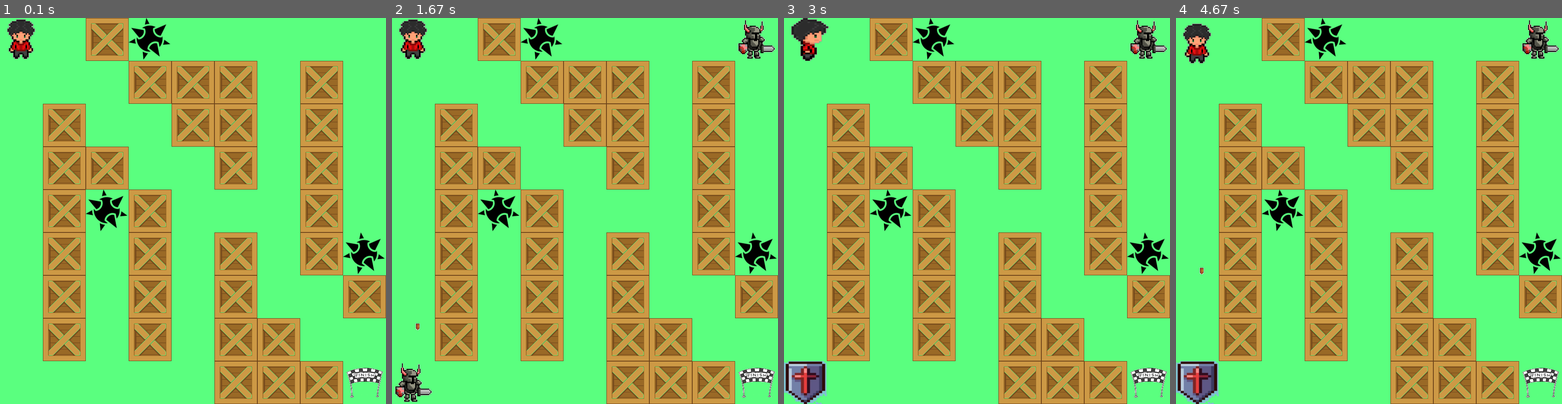
Above: before the commit, frames 1-4 (left to right).
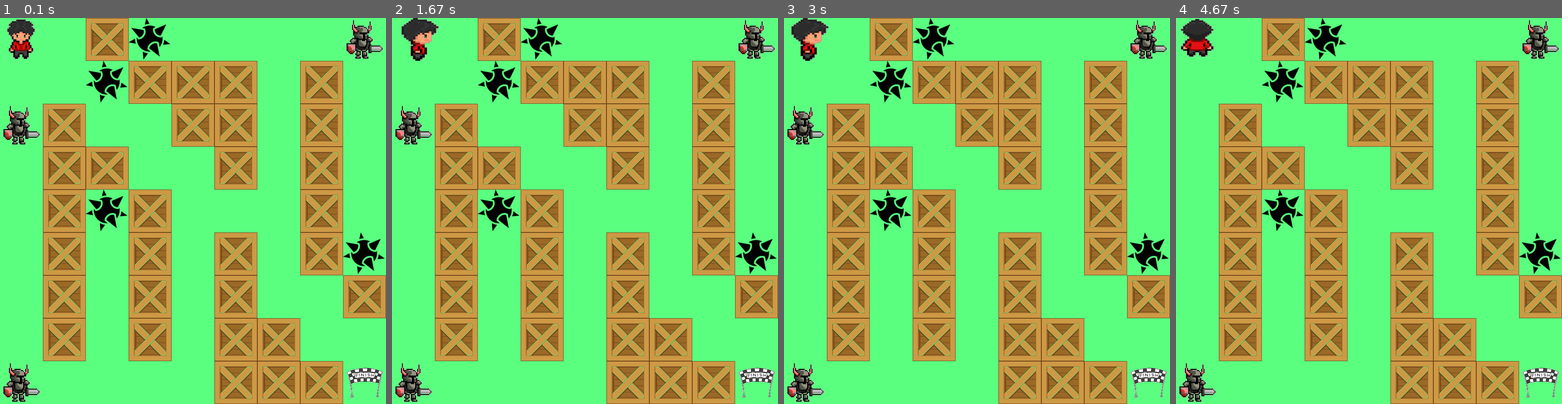
Above: after the commit, the same moments.

Repository: 6g6tfg753/pygame_project
Game: pygame game, started from main.py
Two runs of this game, one before a commit and one after it. Both use one fixed random seed, a clock stepped at 60 frames per second and the inputs below.
Inputs:
- Up to frame 1 (0.1 s): no input
- Up to frame 2 (1.67 s): tap Space at 0.33, 0.73, 1.03, 1.23 s; hold 3 0.67-1.13 s; hold D 0.67-1.13 s; hold D 1.17-1.63 s
- Up to frame 3 (3 s): tap 2 at 2 s; hold D 2.33-2.8 s; tap Space at 2.4, 2.9 s; hold A from 2.83 s (still down)
- Up to frame 4 (4.67 s): tap Space at 3.2, 3.47, 3.83, 4.13, 4.27 s; release A at 3.37 s; hold S 3.4-3.73 s; hold A 3.77-4.17 s; hold W 4.2-4.57 s; hold D from 4.6 s (still down)

The runs differ from the first frame. In frame 1, 1.9% of the frame differs, in the area x 0-100%, y 0-100%; in frame 2, 1.5%; in frame 3, 2.0%; in frame 4, 2.1%, in the area x 0-99%, y 0-100%.

Commit message:
Added levels(5 different maps); '1', '2', '3' commands; killing enemies; disapearing of the enemies; getting mines(objects); deleted class of the enemy...

Diff:
--- a/main.py
+++ b/main.py
@@ -3,23 +3,25 @@
 import maps
 
 
-class Enemy(pygame.sprite.Sprite):
-    image = pygame.image.load('maps/enemy.png')
-    image_dead = pygame.image.load('shield.png')
-    image_dead.set_colorkey((126, 194, 210))
-
-    def __init__(self, group, coords):
-        super().__init__(group)
-        self.image = Enemy.image
-        self.rect = self.image.get_rect()
-        self.rect.x = coords[0]
-        self.rect.y = coords[1]
-        self.group = group
-
-    def update(self, point):
-        if self.rect.collidepoint(point):
-            self.image = self.image_dead
-
+# class Enemy(pygame.sprite.Sprite):
+#     image = pygame.image.load('maps/enemy.png')
+#     image_dead = pygame.image.load('shield.png')
+#     image_dead.set_colorkey((126, 194, 210))
+#
+#     def __init__(self, group, coords):
+#         super().__init__(group)
+#         self.image = Enemy.image
+#         self.rect = self.image.get_rect()
+#         self.rect.x = coords[0]
+#         self.rect.y = coords[1]
+#         self.group = group
+#
+#     def update(self, point):
+#         if self.rect.collidepoint(point):
+#             self.image = self.image_dead
+#
+#     def destroy(self):
+#         self.remove()
 
 class Board:
     def __init__(self):
@@ -29,138 +31,225 @@
         self.render(screen)
 
     def can_go_down(self, coords):  # check if player can go down
-        self.sprite.rect.x = coords[0]
-        self.sprite.rect.y = coords[1] + 5
-        if not pygame.sprite.spritecollide(self.sprite, self.boxes, dokill=False):
+        self.player.rect.x = coords[0]
+        self.player.rect.y = coords[1] + 5
+        if not pygame.sprite.spritecollide(self.player, self.boxes, dokill=False):
             return True
         return False
 
     def can_go_up(self, coords):  # check if player can go up
-        self.sprite.rect.x = coords[0]
-        self.sprite.rect.y = coords[1] - 5
-        if not pygame.sprite.spritecollide(self.sprite, self.boxes, dokill=False):
+        self.player.rect.x = coords[0]
+        self.player.rect.y = coords[1] - 5
+        if not pygame.sprite.spritecollide(self.player, self.boxes, dokill=False):
             return True
         return False
 
     def can_go_right(self, coords):  # check if player can go right
-        self.sprite.rect.x = coords[0] + 5
-        self.sprite.rect.y = coords[1]
-        if not pygame.sprite.spritecollide(self.sprite, self.boxes, dokill=False):
+        self.player.rect.x = coords[0] + 5
+        self.player.rect.y = coords[1]
+        if not pygame.sprite.spritecollide(self.player, self.boxes, dokill=False):
             return True
         return False
 
     def can_go_left(self, coords):  # check if player can go left
-        self.sprite.rect.x = coords[0] - 5
-        self.sprite.rect.y = coords[1]
-        if not pygame.sprite.spritecollide(self.sprite, self.boxes, dokill=False):
+        self.player.rect.x = coords[0] - 5
+        self.player.rect.y = coords[1]
+        if not pygame.sprite.spritecollide(self.player, self.boxes, dokill=False):
             return True
         return False
 
-    def render(self, screen):
+    def add_util(self, height):
+        if height > 5:
+            return
+        utilite = pygame.sprite.Sprite()
+        utilite.image = pygame.image.load('maps/mine_mini.png')
+        utilite.image.set_colorkey((251, 251, 251))
+        utilite.rect = utilite.image.get_rect()
+        utilite.rect.x, utilite.rect.y = 0, height * 30
+        self.utils.add(utilite)
+
+    def find_object_sprite(self, player):
+        for el in self.objects.sprites():
+            if pygame.sprite.spritecollide(player, [el], False):
+                return el
+
+    def render_init(self, screen):
         self.Size_im = 100  # size of the image (one cell)
-        self.all_sprites = pygame.sprite.Group()  # to draw
+
+        # flag of the game
+        self.state_of_the_game = True
+
+        # Sprite groups
+        self.all_sprites = pygame.sprite.Group()
         self.finish = pygame.sprite.Group()
         self.boxes = pygame.sprite.Group()
         self.enemies = pygame.sprite.Group()
         self.objects = pygame.sprite.Group()
-
+        self.utils = pygame.sprite.Group()
+        self.end_of_the_game = pygame.sprite.Group()
+
+        # player sprite
         sprite = pygame.sprite.Sprite(self.all_sprites)
         sprite.image = pygame.image.load('player/image_front1.png')
         sprite.image.set_colorkey((151, 151, 151))
         sprite.rect = sprite.image.get_rect()
         self.all_sprites.add(sprite)
-        self.sprite = sprite
-
-        maps.Maps.field_init(self, 0)
-
-        size = (screen.get_size())
-        coords = [0, 0]
+        self.player = sprite
+
+        # Generate field
+        maps.Maps.field_init(self, self.level)
+        #print(self.level)
+
+        #Utils
+        self.artefacts = 0
+        self.killed_heroes = 0
+        self.utils.draw(screen)
+
+        # Add enemies
+        # self.all_enemies = pygame.sprite.Group()
+        # for i in range(9):
+        #     for k in range(9):
+        #         if self.board_list[i][k] == 3:
+        #             self.all_enemies.add(Enemy(self.all_sprites, (k * 100, i * 100)))
         screen.fill((90, 255, 127))  # green field
         self.all_sprites.draw(screen)
         pygame.display.flip()
+
+
+    def render(self, screen):
+        self.level = 0
+        self.render_init(screen)
+        size = (screen.get_size())
+        coords = [0, 0]
         running = True
         flag_up = False
         flag_right = False
         flag_left = False
         flag_down = True
-        for i in range(9):
-            for k in range(9):
-                if self.board_list[i][k] == 3:
-                    a = Enemy(self.all_sprites, (i * 100, k * 100))
 
         while running:
+            # print(self.level)
+            if self.state_of_the_game == False:
+                pygame.time.wait(100)
+                screen.fill((90, 255, 127))
+                self.all_sprites.draw(screen)
+                self.utils.draw(screen)
+                self.end_of_the_game.draw(screen)
+                pygame.display.flip()
             shooting_flag = False
             for event in pygame.event.get():
-                if event.type == pygame.QUIT:
+                if event.type == pygame.QUIT:  # exit
                     running = False
                 key = pygame.key.get_pressed()
-                if key[pygame.K_s] and coords[1] + self.Size_im < size[1] and self.can_go_down(coords):
-                    flag_down = True
-                    pygame.time.wait(100)
-                    screen.fill((90, 255, 127))
-                    sprite.rect.x = coords[0]
-                    sprite.rect.y = coords[1] + 5
-                    coords[1] += 5
-                    sprite.image = pygame.image.load('player/image_front1.png')
-                    sprite.image.set_colorkey((151, 151, 151))
-                    self.all_sprites.draw(screen)
-                    pygame.display.flip()
+                if key[pygame.K_1]:  # restart
+                    self.state_of_the_game = True
+                    self.render_init(screen)
+                    size = (screen.get_size())
+                    coords = [0, 0]
                     flag_up = False
                     flag_right = False
                     flag_left = False
-
-                if key[pygame.K_w] and coords[1] > 0 and self.can_go_up(coords):
+                    flag_down = True
+                if key[pygame.K_2]:  # lower level
+                    if self.level > 0:
+                        print("1")
+                        self.level -= 0.5
+                        self.state_of_the_game = True
+                        self.render_init(screen)
+                        size = (screen.get_size())
+                        coords = [0, 0]
+                        flag_up = False
+                        flag_right = False
+                        flag_left = False
+                        flag_down = True
+                if key[pygame.K_3]:
+                    print("2")# lower level
+                    if self.level < 4:
+                        self.level += 0.5
+                        self.state_of_the_game = True
+                        self.render_init(screen)
+                        size = (screen.get_size())
+                        coords = [0, 0]
+                        flag_up = False
+                        flag_right = False
+                        flag_left = False
+                        flag_down = True
+                if key[pygame.K_s] and coords[1] + self.Size_im < size[1] and self.can_go_down(coords) and self.state_of_the_game:
+                    flag_down = True
+                    pygame.time.wait(100)
+                    screen.fill((90, 255, 127))
+                    self.player.rect.x = coords[0]
+                    self.player.rect.y = coords[1] + 5
+                    coords[1] += 5
+                    self.player.image = pygame.image.load('player/image_front1.png')
+                    self.player.image.set_colorkey((151, 151, 151))
+                    self.all_sprites.draw(screen)
+                    self.utils.draw(screen)
+                    self.end_of_the_game.draw(screen)
+                    pygame.display.flip()
+                    flag_up = False
+                    flag_right = False
+                    flag_left = False
+
+                if key[pygame.K_w] and coords[1] > 0 and self.can_go_up(coords) and self.state_of_the_game:
                     flag_up = True
                     pygame.time.wait(100)
                     screen.fill((90, 255, 127))
-                    sprite.rect.x = coords[0]
-                    sprite.rect.y = coords[1] - 5
+                    self.player.rect.x = coords[0]
+                    self.player.rect.y = coords[1] - 5
                     coords[1] -= 5
-                    sprite.image = pygame.image.load('player/image_back1.png')
-                    sprite.image.set_colorkey((151, 151, 151))
-                    self.all_sprites.draw(screen)
+                    self.player.image = pygame.image.load('player/image_back1.png')
+                    self.player.image.set_colorkey((151, 151, 151))
+                    self.all_sprites.draw(screen)
+                    self.utils.draw(screen)
+                    self.end_of_the_game.draw(screen)
                     pygame.display.flip()
                     flag_down = False
                     flag_right = False
                     flag_left = False
 
-                if key[pygame.K_d] and coords[0] < size[0] - self.Size_im and self.can_go_right(coords):
+                if key[pygame.K_d] and coords[0] < size[0] - self.Size_im and self.can_go_right(coords) and self.state_of_the_game:
                     flag_right = True
                     pygame.time.wait(100)
                     screen.fill((90, 255, 127))
-                    sprite.rect.x = coords[0] + 5
-                    sprite.rect.y = coords[1]
+                    self.player.rect.x = coords[0] + 5
+                    self.player.rect.y = coords[1]
                     coords[0] += 5
-                    sprite.image = pygame.image.load('player/image_right1.png')
-                    sprite.image.set_colorkey((151, 151, 151))
-                    self.all_sprites.draw(screen)
+                    self.player.image = pygame.image.load('player/image_right1.png')
+                    self.player.image.set_colorkey((151, 151, 151))
+                    self.all_sprites.draw(screen)
+                    self.utils.draw(screen)
+                    self.end_of_the_game.draw(screen)
                     pygame.display.flip()
                     flag_up = False
                     flag_down = False
                     flag_left = False
 
-                if key[pygame.K_a] and coords[0] > 0 and self.can_go_left(coords):
+                if key[pygame.K_a] and coords[0] > 0 and self.can_go_left(coords) and self.state_of_the_game:
                     flag_left = True
                     pygame.time.wait(100)
                     screen.fill((90, 255, 127))
-                    sprite.rect.x = coords[0] - 5
-                    sprite.rect.y = coords[1]
+                    self.player.rect.x = coords[0] - 5
+                    self.player.rect.y = coords[1]
                     coords[0] -= 5
-                    sprite.image = pygame.image.load('player/image_left1.png')
-                    sprite.image.set_colorkey((151, 151, 151))
-                    self.all_sprites.draw(screen)
+                    self.player.image = pygame.image.load('player/image_left1.png')
+                    self.player.image.set_colorkey((151, 151, 151))
+                    self.all_sprites.draw(screen)
+                    self.utils.draw(screen)
+                    self.end_of_the_game.draw(screen)
                     pygame.display.flip()
                     flag_up = False
                     flag_down = False
                     flag_right = False
 
-                if key[pygame.K_SPACE] and not shooting_flag:
+                if key[pygame.K_SPACE] and not shooting_flag and self.state_of_the_game:
 
                     shooting_flag = True
                     bullet_coords = [0, 0]
                     bullet_coords[0] = copy.deepcopy(coords[0] + 40)
                     bullet_coords[1] = copy.deepcopy(coords[1] + 40)
 
+                    time_of_enemy_dying = 0
                     while -1 < bullet_coords[0] < size[1] and -1 < bullet_coords[1] < size[0]:
 
                         self.all_sprites.update(bullet_coords)
@@ -178,13 +267,13 @@
 
                         bullet_sprite = pygame.sprite.Sprite(self.all_sprites)
                         if flag_right:
-                            bullet_sprite.image = pygame.image.load('bullet_right.png')
+                            bullet_sprite.image = pygame.image.load('bullet/bullet_right.png')
                         if flag_down:
-                            bullet_sprite.image = pygame.image.load('bullet_down.png')
+                            bullet_sprite.image = pygame.image.load('bullet/bullet_down.png')
                         if flag_up:
-                            bullet_sprite.image = pygame.image.load('bullet_up.png')
+                            bullet_sprite.image = pygame.image.load('bullet/bullet_up.png')
                         if flag_left:
-                            bullet_sprite.image = pygame.image.load('bullet_left.png')
+                            bullet_sprite.image = pygame.image.load('bullet/bullet_left.png')
                         bullet_sprite.image.set_colorkey((255, 255, 255))
                         bullet_sprite.rect = bullet_sprite.image.get_rect()
                         bullet_sprite.rect.x = bullet_coords[0]
@@ -192,29 +281,77 @@
                         self.all_sprites.add(bullet_sprite)
                         screen.fill((90, 255, 127))
                         self.all_sprites.draw(screen)
+                        self.utils.draw(screen)
+                        self.end_of_the_game.draw(screen)
                         pygame.display.flip()
                         self.all_sprites.remove(bullet_sprite)
 
                         if pygame.sprite.spritecollide(bullet_sprite, self.boxes, dokill=False):
                             screen.fill((90, 255, 127))
                             self.all_sprites.draw(screen)
+                            self.utils.draw(screen)
+                            self.end_of_the_game.draw(screen)
                             pygame.display.flip()
                             break
-                    screen.fill((90, 255, 127))
-                    self.all_sprites.draw(screen)
+                        if pygame.sprite.spritecollide(bullet_sprite, self.enemies, dokill=False):
+                            killed_enemy = sprite1 = pygame.sprite.Sprite()
+                            for el in self.enemies.sprites():
+                                if el.rect.collidepoint(bullet_coords):
+                                    killed_enemy = el
+                                    killed_enemy.image = pygame.image.load('player/shield.png')
+                                    killed_enemy.image.set_colorkey((126, 194, 210))
+                                    # killed_enemy.rect = killed_enemy.image.get_rect()
+
+                            screen.fill((90, 255, 127))
+                            self.all_sprites.draw(screen)
+                            self.utils.draw(screen)
+                            self.end_of_the_game.draw(screen)
+                            pygame.display.flip()
+                            time_of_enemy_dying += 1
+                            if time_of_enemy_dying > 9:
+                                self.all_sprites.remove(killed_enemy)
+                                self.enemies.remove(killed_enemy)
+                                break
+                    screen.fill((90, 255, 127))
+                    self.all_sprites.draw(screen)
+                    self.utils.draw(screen)
+                    self.end_of_the_game.draw(screen)
                     pygame.display.flip()
 
                     pygame.time.wait(300)
 
-                end_of_the_game = pygame.sprite.spritecollide(sprite, self.enemies, False)
-
-                if end_of_the_game:
-                    pygame.time.wait(1000)
-                    running = False
-                end_of_the_game = pygame.sprite.spritecollide(sprite, self.finish, False)
-                if end_of_the_game:
-                    pygame.time.wait(1000)
-                    running = False
+                end = pygame.sprite.Sprite()
+                image_lose = pygame.image.load('maps/lose.png')
+                image_win = pygame.image.load('maps/win.png')
+
+                get_objects = pygame.sprite.spritecollide(self.player, self.objects, False)
+                if get_objects and self.state_of_the_game:
+                    obj = self.find_object_sprite(self.player)
+                    self.all_sprites.remove(obj)
+                    self.objects.remove(obj)
+                    self.add_util(self.artefacts)
+                    self.artefacts += 1
+
+                end_of_the_game_flag = pygame.sprite.spritecollide(self.player, self.enemies, False)
+                if end_of_the_game_flag and self.state_of_the_game:
+                    end.image = image_lose
+                    end.rect = end.image.get_rect()
+                    end.rect.x, end.rect.y = 0, 200
+                    self.end_of_the_game.add(end)
+                    self.state_of_the_game = False
+                end_of_the_game_flag = pygame.sprite.spritecollide(self.player, self.finish, False)
+                if end_of_the_game_flag and self.state_of_the_game:
+                    end.image = image_win
+                    end.rect = end.image.get_rect()
+                    end.rect.x, end.rect.y = 0, 200
+                    self.end_of_the_game.add(end)
+                    if self.level < 0:
+                        self.level = 0
+                    elif self.level > 4:
+                        self.level = 0
+                    else:
+                        self.level += 1
+                    self.state_of_the_game = False
 
 
 b = Board()
--- a/maps.py
+++ b/maps.py
@@ -21,31 +21,52 @@
         return screen
 
     def field_init(self, level):
+        level = int(level)
+        # 1 - cage; 0 - empty cell; -1 - finish; 2 -weapon; 3 - enemy, 4 - dead enemy
         if level == 1:
-        # 1 - cage; 0 - empty cell; -1 - finish; 2 -weapon; 3 - enemy, 4 - dead enemy
-            map_9 = [[0, 0, 1, 0, 0, 0, 1, 0, 1],
-                     [1, 0, 0, 0, 1, 0, 0, 0, 0],
+            map_9 = [[0, 0, 1, 0, 0, 0, 1, 2, 1],
+                     [1, 0, 0, 0, 1, 3, 0, 0, 0],
                      [1, 0, 1, 0, 1, 1, 1, 1, 0],
                      [1, 0, 0, 0, 0, 1, 1, 0, 0],
                      [1, 0, 1, 1, 0, 0, 1, 0, 1],
-                     [0, 0, 1, 1, 1, 0, 0, 0, 1],
-                     [1, 1, 1, 1, 1, 0, 1, 0, 1],
-                     [1, 0, 0, 0, 0, 0, 1, 0, 0],
-                     [1, 0, 1, 1, 1, 1, 1, 1, -1]]
+                     [2, 3, 1, 1, 1, 0, 0, 0, 1],
+                     [1, 1, 1, 1, 1, 3, 1, 0, 1],
+                     [1, 0, 3, 0, 0, 0, 1, 0, 0],
+                     [1, 2, 1, 1, 1, 1, 1, 1, -1]]
         elif level == 2:
-            map_9 = [[0, 1, 1, 0, 0, 0, 0, 0, 0],
-                     [0, 0, 1, 0, 1, 1, 1, 1, 0],
+            map_9 = [[0, 1, 1, 3, 0, 0, 0, 0, 3],
+                     [0, 2, 1, 0, 1, 1, 1, 1, 2],
                      [0, 1, 1, 0, 1, 1, 1, 1, 0],
-                     [0, 0, 1, 0, 0, 0, 0, 1, 0],
+                     [0, 2, 1, 0, 0, 0, 0, 1, 0],
                      [0, 1, 1, 0, 1, 1, 0, 1, 0],
-                     [0, 0, 1, 0, 1, 0, 0, 1, 0],
+                     [0, 2, 1, 0, 1, 0, 0, 1, 0],
                      [0, 1, 1, 0, 1, 0, 0, 1, 0],
-                     [0, 1, 0, 0, 1, 0, 0, 1, 0],
+                     [0, 1, 3, 0, 1, 0, 0, 1, 0],
                      [0, 0, 0, 0, 1, 1, 1, 1, -1]]
+        elif level == 3:
+            map_9 = [[0, 0, 1, 1, 3, 0, 0, 0, 2],
+                     [1, 0, 0, 0, 0, 1, 1, 0, 0],
+                     [1, 0, 1, 2, 1, 1, 1, 3, 0],
+                     [1, 0, 1, 0, 1, 1, 1, 1, 2],
+                     [2, 0, 1, 0, 0, 0, 0, 1, 1],
+                     [0, 1, 2, 1, 1, 0, 0, 0, 1],
+                     [0, 1, 0, 0, 3, 1, 3, 3, 1],
+                     [0, 1, 1, 0, 1, 1, 2, 1, 1],
+                     [3, 0, 0, 2, 1, 1, 0, 0, -1]]
+        elif level == 4:
+            map_9 = [[0, 0, 0, 3, 0, 0, 0, 0, 2],
+                     [1, 0, 1, 0, 1, 1, 1, 1, 0],
+                     [1, 2, 1, 0, 1, 2, 1, 3, 0],
+                     [1, 1, 1, 0, 1, 1, 1, 1, 2],
+                     [2, 0, 0, 0, 0, 0, 3, 1, 0],
+                     [0, 1, 1, 1, 1, 1, 0, 1, 0],
+                     [0, 1, 2, 0, 3, 1, 0, 1, 0],
+                     [0, 1, 1, 3, 1, 1, 2, 1, 0],
+                     [3, 0, 0, 0, 0, 0, 3, 1, -1]]
         else:
             map_9 = [[0, 0, 1, 2, 0, 0, 0, 0, 3],
-                     [0, 0, 0, 1, 1, 1, 0, 1, 0],
-                     [0, 1, 0, 0, 1, 1, 0, 1, 0],
+                     [0, 0, 2, 1, 1, 1, 0, 1, 0],
+                     [3, 1, 0, 0, 1, 1, 0, 1, 0],
                      [0, 1, 1, 0, 0, 1, 0, 1, 0],
                      [0, 1, 2, 1, 0, 0, 0, 1, 0],
                      [0, 1, 0, 1, 0, 1, 0, 1, 2],
@@ -82,8 +103,17 @@
                     sprite1.rect.y = self.Size_im * b
                     self.all_sprites.add(sprite1)
                     self.objects.add(sprite1)
+                if map_9[b][a] == 3:
+                    sprite1 = pygame.sprite.Sprite(self.enemies)
+                    sprite1.image = pygame.image.load('maps/enemy.png')
+                    sprite1.image.set_colorkey((151, 151, 151))
+                    sprite1.rect = sprite1.image.get_rect()
+                    sprite1.rect.x = self.Size_im * a
+                    sprite1.rect.y = self.Size_im * b
+                    self.enemies.add(sprite1)
+                    self.all_sprites.add(sprite1)
 
 
-        if self.board_list:
-            map_9 = self.board_list
-        self.board_list = map_9
+        # if self.board_list:
+        #     map_9 = self.board_list
+        # self.board_list = map_9
Renamed: bullet_down.png -> bullet/bullet_down.png
Renamed: bullet_left.png -> bullet/bullet_left.png
Renamed: bullet_right.png -> bullet/bullet_right.png
Renamed: bullet_up.png -> bullet/bullet_up.png
Binary file added: maps/lose.png
Binary file added: maps/mine_mini.png
Binary file added: maps/win.png
Binary file removed: original_images/box.png
Binary file removed: original_images/image_back.png
Binary file removed: original_images/image_front.png
Binary file removed: original_images/image_left.png
Binary file removed: original_images/image_right.png
(and 3 more such lines)
